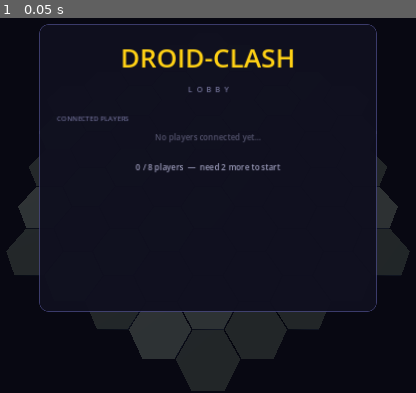
Above: before the commit, frame 1.
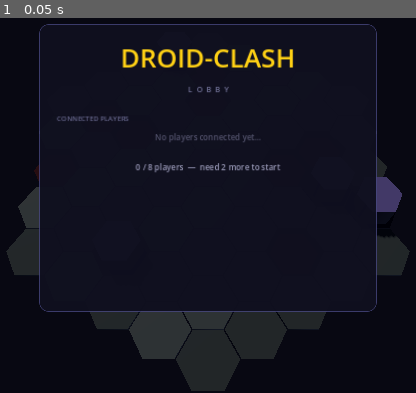
Above: after the commit, the same moment.

Repository: OstwaldT/Droid-Clash
Game: Godot game, scene res://scenes/main.tscn
Two runs of this game, one before a commit and one after it. Both use one fixed random seed, a clock stepped at 60 frames per second and the inputs below.
Inputs:
- Up to frame 1 (0.05 s): no input

The runs differ from the first frame. In frame 1, 0.8% of the frame differs, in the area x 6-97%, y 37-59%.

Commit message:
Procedural map generation: holes (pits) and wall obstacles
HexGrid:
- Added holes[] array: valid hexes with no tile; robot falls in
- has_tile(hex): valid boundary AND not a hole
- is_hole(hex): quick hole lookup
- is_walkable() updated: has_tile AND not obstacle
- generate_map(): places holes in organic 1-3-tile clusters (~15% of
  non-central tiles) and scattered wall obstacles (~10%); each placement
  is validated against BFS connectivity — rejected if it would isolate
  any walkable region; safe zone (distance ≤ 1 from centre) never gets
  holes or walls so spawns are always safe
- _is_connected(): BFS over walkable tiles; used to gate each placement
- get_all_tiles(): get_all_hexes() minus holes (used by board renderer)
- get_range() parameter renamed dist to avoid shadowing radius field

Robot:
- move_forward: holes cause 'fell' (same as off-edge) — checked via
  grid.has_tile(next_pos) before is_walkable()

GameManager:
- grid.generate_map() called at init and reset_for_rematch() so every
  match has a unique layout

GameBoard3D:
- _hex_tiles dict tracks all spawned tile nodes for rematch cleanup
- _generate_hex_grid() dispatches to _spawn_floor_tile / _spawn_wall_tile
  / _spawn_pit_marker based on grid state
- Wall tiles: tall hexagonal prism (1.1u) in dark grey-blue with a
  subtle purple-glow top cap to be clearly identifiable
- Pit markers: sunken dark disc with faint red-orange emission so the
  danger zone is visible even from above
- _on_game_restarted() tears down all tiles and regenerates them before
  repositioning robots (layout changes each rematch)

Co-authored-by: Copilot <223556219+Copilot@users.noreply.github.com>

Diff:
--- a/src/entities/hexgrid.gd
+++ b/src/entities/hexgrid.gd
@@ -17,10 +17,13 @@
 ]
 
 var radius: int       # max hex distance from centre (= side_length - 1)
-var obstacles: Array = []
+var obstacles: Array = []   # wall hexes: block movement, tile is rendered tall
+var holes: Array = []       # pit hexes: no tile rendered, robot falls in
 
 func _init(side_length: int = 5) -> void:
 	radius = side_length - 1
+
+# --- Geometry ---
 
 ## Get distance between two hex coordinates
 func get_distance(from: Vector2i, to: Vector2i) -> int:
@@ -29,7 +32,7 @@
 	var s_diff = abs(-from.x - from.y - (-to.x - to.y))
 	return (q_diff + r_diff + s_diff) / 2
 
-## Get all neighbors of a hex coordinate
+## Get all geometrically valid neighbors (inside boundary, ignores holes/walls).
 func get_neighbors(hex: Vector2i) -> Array:
 	var neighbors: Array = []
 	for direction in DIRECTIONS:
@@ -38,11 +41,11 @@
 			neighbors.append(neighbor)
 	return neighbors
 
-## Check if a coordinate is valid within the hexagonal board boundary.
+## Check if a coordinate is within the hexagonal board boundary.
 func is_valid(hex: Vector2i) -> bool:
 	return abs(hex.x) <= radius and abs(hex.y) <= radius and abs(hex.x + hex.y) <= radius
 
-## Return every valid hex on the board (61 tiles for side_length=5).
+## Return every valid hex on the board (boundary only — includes holes/walls).
 func get_all_hexes() -> Array:
 	var result: Array = []
 	for q in range(-radius, radius + 1):
@@ -52,25 +55,117 @@
 			result.append(Vector2i(q, r))
 	return result
 
-## Pick a random valid, walkable hex (uniform distribution).
-func get_random_valid_hex() -> Vector2i:
-	var hexes := get_all_hexes()
-	# Filter out obstacles
-	var walkable: Array = hexes.filter(func(h): return not is_obstacle(h))
-	return walkable[randi() % walkable.size()]
-
-## Check if a hex is an obstacle
+## Return every hex that has a physical tile (excludes holes).
+func get_all_tiles() -> Array:
+	return get_all_hexes().filter(func(h: Vector2i) -> bool: return not is_hole(h))
+
+# --- Tile state ---
+
+## True if hex is a hole (tile missing — robot falls in).
+func is_hole(hex: Vector2i) -> bool:
+	return hex in holes
+
+## True if hex has a physical tile (valid boundary AND not a hole).
+func has_tile(hex: Vector2i) -> bool:
+	return is_valid(hex) and not is_hole(hex)
+
+## True if hex is a wall/obstacle (tile exists but movement is blocked).
 func is_obstacle(hex: Vector2i) -> bool:
 	return hex in obstacles
 
-## Check if a hex is walkable (valid and not an obstacle)
+## True if a robot can stand on this hex (has tile, not a wall, in bounds).
 func is_walkable(hex: Vector2i) -> bool:
-	return is_valid(hex) and not is_obstacle(hex)
-
-## Add an obstacle to the grid
+	return has_tile(hex) and not is_obstacle(hex)
+
+## Pick a random walkable hex (no hole, no wall).
+func get_random_valid_hex() -> Vector2i:
+	var walkable: Array = get_all_hexes().filter(func(h: Vector2i) -> bool: return is_walkable(h))
+	return walkable[randi() % walkable.size()]
+
+## Add an obstacle/wall to the grid.
 func add_obstacle(hex: Vector2i) -> void:
 	if is_valid(hex) and hex not in obstacles:
 		obstacles.append(hex)
+
+# --- Procedural map generation ---
+
+## Generate a random map: scatter holes (pits) and wall obstacles.
+## Keeps a safe zone of distance <= safe_radius from the centre.
+## Ensures all walkable tiles remain connected after each placement.
+func generate_map(rng: RandomNumberGenerator = null) -> void:
+	if rng == null:
+		rng = RandomNumberGenerator.new()
+		rng.randomize()
+	holes.clear()
+	obstacles.clear()
+
+	var safe_radius := 1
+	var all := get_all_hexes()
+
+	# Candidates: tiles outside the safe zone
+	var candidates: Array = all.filter(func(h: Vector2i) -> bool:
+		return get_distance(Vector2i.ZERO, h) > safe_radius
+	)
+	# Shuffle for random ordering
+	candidates.shuffle()
+
+	# Place holes (~15% of candidates, in organic clusters of 1-3 tiles)
+	var target_holes := max(4, int(candidates.size() * 0.15))
+	var i := 0
+	while holes.size() < target_holes and i < candidates.size():
+		var seed_hex: Vector2i = candidates[i]
+		i += 1
+		if seed_hex in holes:
+			continue
+		# Grow a small cluster from this seed
+		var cluster: Array = [seed_hex]
+		var cluster_size: int = rng.randi_range(1, 3)
+		for _g in range(cluster_size - 1):
+			var source: Vector2i = cluster[rng.randi() % cluster.size()]
+			var nbrs := get_neighbors(source)
+			nbrs.shuffle()
+			for n in nbrs:
+				if n not in cluster and n in candidates and n not in holes:
+					cluster.append(n)
+					break
+		# Add cluster tiles one-by-one, checking connectivity each time
+		for h in cluster:
+			if holes.size() >= target_holes:
+				break
+			holes.append(h)
+			if not _is_connected():
+				holes.pop_back()
+
+	# Place walls (~10% of remaining walkable candidates)
+	var wall_candidates: Array = candidates.filter(func(h: Vector2i) -> bool:
+		return not is_hole(h)
+	)
+	wall_candidates.shuffle()
+	var target_walls := max(3, int(wall_candidates.size() * 0.10))
+	for h in wall_candidates:
+		if obstacles.size() >= target_walls:
+			break
+		obstacles.append(h)
+		if not _is_connected():
+			obstacles.pop_back()
+
+## BFS connectivity check: all walkable hexes must be reachable from one another.
+func _is_connected() -> bool:
+	var all_walkable: Array = get_all_hexes().filter(func(h: Vector2i) -> bool: return is_walkable(h))
+	if all_walkable.is_empty():
+		return false
+	var start: Vector2i = all_walkable[0]
+	var visited := {start: true}
+	var queue: Array = [start]
+	while not queue.is_empty():
+		var current: Vector2i = queue.pop_front()
+		for n in get_neighbors(current):
+			if n not in visited and is_walkable(n):
+				visited[n] = true
+				queue.append(n)
+	return visited.size() == all_walkable.size()
+
+# --- Navigation helpers ---
 
 ## Get direction from one hex to another (0-5)
 func get_direction(from: Vector2i, to: Vector2i) -> int:
@@ -87,32 +182,27 @@
 	return hex + DIRECTIONS[direction]
 
 ## Get all hexes within a certain distance
-func get_range(center: Vector2i, radius: int) -> Array:
+func get_range(center: Vector2i, dist: int) -> Array:
 	var result: Array = []
-	for q in range(-radius, radius + 1):
-		for r in range(max(-radius, -q - radius), min(radius, -q + radius) + 1):
+	for q in range(-dist, dist + 1):
+		for r in range(max(-dist, -q - dist), min(dist, -q + dist) + 1):
 			var hex = center + Vector2i(q, r)
 			if is_valid(hex):
 				result.append(hex)
 	return result
 
-## Simple pathfinding using BFS
+## Simple pathfinding using BFS (walkable tiles only)
 func find_path(start: Vector2i, end: Vector2i) -> Array:
 	if not is_walkable(end):
 		return []
-
 	if start == end:
 		return [start]
-
 	var queue: Array = [start]
 	var visited = {start: true}
 	var parent_map = {}
-
 	while queue.size() > 0:
 		var current = queue.pop_front()
-
 		if current == end:
-			# Reconstruct path
 			var path: Array = []
 			var node = end
 			while node in parent_map:
@@ -120,11 +210,9 @@
 				node = parent_map[node]
 			path.push_front(start)
 			return path
-
 		for neighbor in get_neighbors(current):
 			if neighbor not in visited and is_walkable(neighbor):
 				visited[neighbor] = true
 				parent_map[neighbor] = current
 				queue.append(neighbor)
-
 	return []
--- a/src/entities/robot.gd
+++ b/src/entities/robot.gd
@@ -23,16 +23,19 @@
 ## all_robots: Dictionary of player_id -> Robot, used to detect occupancy.
 func move_forward(grid: HexGrid, all_robots: Dictionary = {}) -> String:
 	var next_pos = grid.get_neighbor_in_direction(position, direction)
-	if not grid.is_valid(next_pos):
+	# Off-edge OR hole → robot falls to their death
+	if not grid.is_valid(next_pos) or not grid.has_tile(next_pos):
 		take_damage(max_health)
 		return "fell"
+	# Occupied by another living robot → blocked
 	for other in all_robots.values():
 		if other != self and other.is_alive() and other.position == next_pos:
 			return "blocked"
-	if grid.is_walkable(next_pos):
-		position = next_pos
-		return "moved"
-	return "blocked"
+	# Wall/obstacle → blocked
+	if not grid.is_walkable(next_pos):
+		return "blocked"
+	position = next_pos
+	return "moved"
 
 ## Turn left (counter-clockwise)
 func turn_left() -> void:
--- a/src/game/game_manager.gd
+++ b/src/game/game_manager.gd
@@ -40,6 +40,7 @@
 
 func _init() -> void:
 	grid = HexGrid.new(5)  # hexagonal board, side length 5 (radius 4, 61 tiles)
+	grid.generate_map()
 	set_process(true)
 
 func add_player(player_id: int, player_name: String, client_id: PackedByteArray) -> bool:
@@ -173,6 +174,7 @@
 func reset_for_rematch() -> void:
 	phase = GamePhase.LOBBY
 	current_turn = 0
+	grid.generate_map()  # fresh map layout each rematch
 	if turn_manager:
 		turn_manager.reset_priority()
 	for player_id in players.keys():
--- a/src/ui/game_board_3d.gd
+++ b/src/ui/game_board_3d.gd
@@ -26,6 +26,7 @@
 var game_manager: GameManager
 var game_over_panel: GameOverPanel = null  # set by main.gd after both are created
 var _robot_visuals: Dictionary = {}  # player_id -> RobotVisual
+var _hex_tiles: Dictionary = {}      # Vector2i -> Node3D (for rematch regeneration)
 
 # --- Setup ---
 
@@ -41,10 +42,17 @@
 # --- Hex grid generation ---
 
 func _generate_hex_grid() -> void:
-	for hex in game_manager.grid.get_all_hexes():
-		_spawn_hex_tile(hex.x, hex.y)
-
-func _spawn_hex_tile(q: int, r: int) -> void:
+	var grid: HexGrid = game_manager.grid
+	for hex in grid.get_all_hexes():
+		if grid.is_hole(hex):
+			_spawn_pit_marker(hex.x, hex.y)
+		elif grid.is_obstacle(hex):
+			_spawn_wall_tile(hex.x, hex.y)
+		else:
+			_spawn_floor_tile(hex.x, hex.y)
+
+## Regular walkable floor tile.
+func _spawn_floor_tile(q: int, r: int) -> void:
 	var tile := MeshInstance3D.new()
 	var mesh := CylinderMesh.new()
 	mesh.top_radius = HEX_SIZE - TILE_GAP
@@ -54,16 +62,96 @@
 	tile.mesh = mesh
 
 	var mat := StandardMaterial3D.new()
-	# Subtle alternating shading for readability without looking busy
 	var base: float = 0.22 if (q + r) % 2 == 0 else 0.30
 	mat.albedo_color = Color(base, base + 0.04, base + 0.02)
 	mat.roughness = 0.85
 	tile.material_override = mat
 
-	# Rotate 30° so the flat edge faces forward (flat-top orientation)
 	tile.rotation_degrees.y = 30.0
 	tile.position = hex_to_world(q, r)
 	add_child(tile)
+	_hex_tiles[Vector2i(q, r)] = tile
+
+## Tall wall/obstacle tile — blocks movement.
+func _spawn_wall_tile(q: int, r: int) -> void:
+	const WALL_H: float = 1.1
+	var root := Node3D.new()
+	root.position = hex_to_world(q, r)
+	add_child(root)
+	_hex_tiles[Vector2i(q, r)] = root
+
+	# Base flush with floor
+	var base_mesh := MeshInstance3D.new()
+	var bmesh := CylinderMesh.new()
+	bmesh.top_radius = HEX_SIZE - TILE_GAP
+	bmesh.bottom_radius = HEX_SIZE - TILE_GAP
+	bmesh.height = HEX_HEIGHT
+	bmesh.radial_segments = 6
+	base_mesh.mesh = bmesh
+	var bmat := StandardMaterial3D.new()
+	bmat.albedo_color = Color(0.10, 0.10, 0.13)
+	bmat.roughness = 1.0
+	base_mesh.material_override = bmat
+	base_mesh.rotation_degrees.y = 30.0
+	root.add_child(base_mesh)
+
+	# Tall wall block sitting on top of the base
+	var wall_mesh := MeshInstance3D.new()
+	var wmesh := CylinderMesh.new()
+	wmesh.top_radius = HEX_SIZE * 0.82 - TILE_GAP
+	wmesh.bottom_radius = HEX_SIZE * 0.82 - TILE_GAP
+	wmesh.height = WALL_H
+	wmesh.radial_segments = 6
+	wall_mesh.mesh = wmesh
+	wall_mesh.rotation_degrees.y = 30.0
+	wall_mesh.position.y = HEX_HEIGHT * 0.5 + WALL_H * 0.5
+	var wmat := StandardMaterial3D.new()
+	wmat.albedo_color = Color(0.14, 0.13, 0.17)
+	wmat.roughness = 0.92
+	wmat.metallic = 0.12
+	wall_mesh.material_override = wmat
+	root.add_child(wall_mesh)
+
+	# Glowing top cap — marks it clearly as a wall
+	var cap_mesh := MeshInstance3D.new()
+	var cmesh := CylinderMesh.new()
+	cmesh.top_radius = HEX_SIZE * 0.82 - TILE_GAP
+	cmesh.bottom_radius = HEX_SIZE * 0.82 - TILE_GAP
+	cmesh.height = 0.04
+	cmesh.radial_segments = 6
+	cap_mesh.mesh = cmesh
+	cap_mesh.rotation_degrees.y = 30.0
+	cap_mesh.position.y = HEX_HEIGHT * 0.5 + WALL_H + 0.02
+	var cmat := StandardMaterial3D.new()
+	cmat.albedo_color = Color(0.30, 0.28, 0.40)
+	cmat.emission_enabled = true
+	cmat.emission = Color(0.18, 0.15, 0.35)
+	cmat.emission_energy_multiplier = 1.2
+	cap_mesh.material_override = cmat
+	root.add_child(cap_mesh)
+
+## Dark pit marker shown where a hole tile would be.
+func _spawn_pit_marker(q: int, r: int) -> void:
+	var pit := MeshInstance3D.new()
+	var mesh := CylinderMesh.new()
+	mesh.top_radius = HEX_SIZE * 0.85
+	mesh.bottom_radius = HEX_SIZE * 0.75
+	mesh.height = 0.06
+	mesh.radial_segments = 6
+	pit.mesh = mesh
+	pit.rotation_degrees.y = 30.0
+	pit.position = hex_to_world(q, r)
+	pit.position.y = -0.22
+
+	var mat := StandardMaterial3D.new()
+	mat.albedo_color = Color(0.04, 0.01, 0.01)
+	mat.emission_enabled = true
+	mat.emission = Color(0.35, 0.05, 0.0)
+	mat.emission_energy_multiplier = 0.6
+	mat.roughness = 1.0
+	pit.material_override = mat
+	add_child(pit)
+	_hex_tiles[Vector2i(q, r)] = pit
 
 # --- Coordinate conversion (flat-top axial) ---
 
@@ -113,6 +201,12 @@
 func _on_game_restarted() -> void:
 	if game_over_panel:
 		game_over_panel.visible = false
+	# Tear down and regenerate tiles (map layout changes each rematch)
+	for tile in _hex_tiles.values():
+		tile.queue_free()
+	_hex_tiles.clear()
+	_generate_hex_grid()
+	# Reposition robots
 	for player_id in game_manager.robots.keys():
 		var robot: Robot = game_manager.robots[player_id]
 		var visual: RobotVisual = _robot_visuals.get(player_id)
